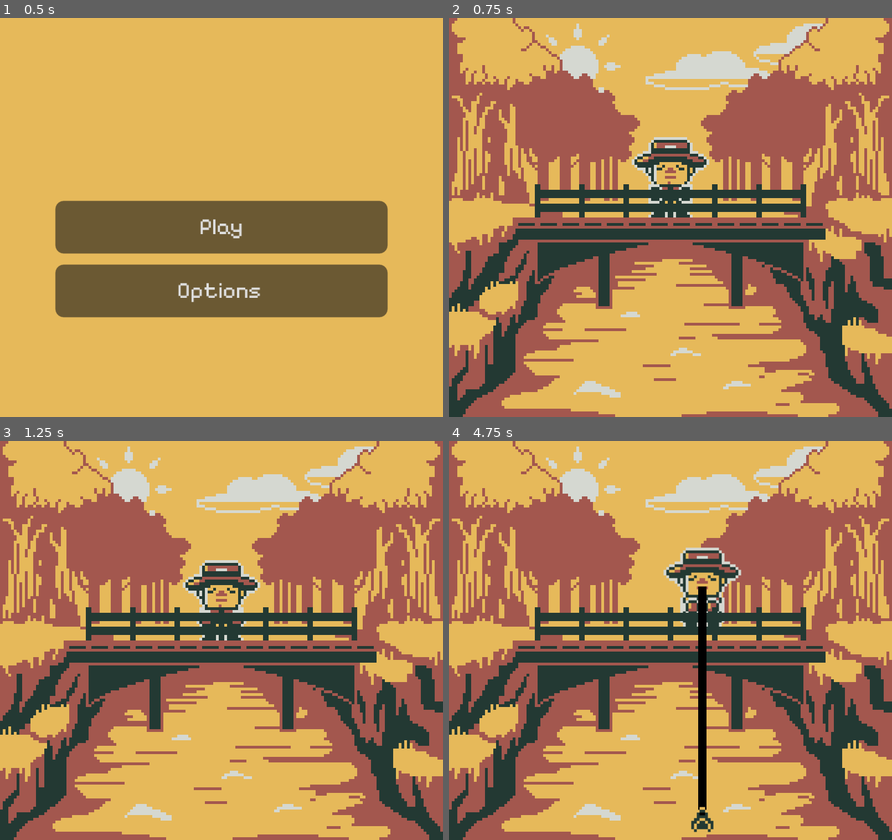
Above: before the commit, frames 1-4 (two rows, left to right).
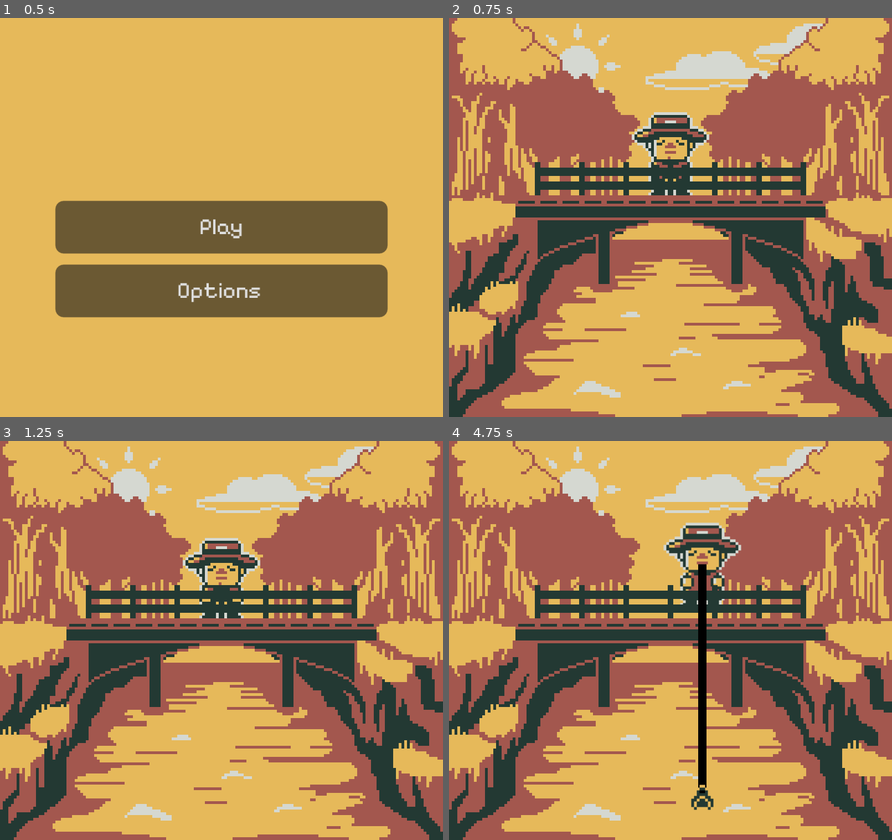
Above: after the commit, the same moments.

Repository: vida85/water-under-the-bridge
Game: Godot game, scene res://scenes/main menu/MainMenu.tscn
Same seed, same stepped clock (60 frames per second), same inputs: the game is played once before the commit and once after it. The engine's default icon, where the game draws it, is replaced by a stand-in: a white triangle on a blue panel in a dark square.
Inputs (mouse positions are in pixels of both pictures, inside the frame that each line leads up to):
- Up to frame 1 (0.5 s): no input
- Up to frame 2 (0.75 s): click "Play" at 0.5 s
- Up to frame 3 (1.25 s): no input
- Up to frame 4 (4.75 s): tap Enter (ui_accept) at 1.25 s; move the mouse to (767, 620) at 1.27 s; hold D (right) 1.28-2 s; hold E (cast_line) 1.28-2 s; click (767, 620) at 1.42 s; tap Space (jump) at 1.52, 4.52 s; drag from (581, 660) to (728, 616) at 2.02 s; move the mouse to (714, 552) at 2.77 s; hold A (left) 2.78-3.5 s; hold E (cast_line) 2.78-3.5 s; drag from (648, 720) to (537, 580) at 3.52 s; move the mouse to (803, 700) at 4.27 s; hold D (right) from 4.28 s (still down); hold E (cast_line) from 4.28 s (still down)

Frame 1 is identical in both runs. In frame 2, 11% of the frame differs, in the area x 15-85%, y 23-73%; in frame 3, 11%; in frame 4, 12%, in the area x 15-85%, y 20-99%.

Commit message:
added walk an idle animations

Diff:
--- a/magnet-gold/components/platformer movement 2D/platformer_movement_2d.gd
+++ b/magnet-gold/components/platformer movement 2D/platformer_movement_2d.gd
@@ -21,6 +21,8 @@
 var _coyote_timer: float = 0.0
 var _jump_buffer_timer: float = 0.0
 
+@onready var ap: AnimationPlayer = %AnimationPlayer
+
 
 func _physics_process(delta: float) -> void:
 	apply_horizontal_movement(delta)
@@ -33,6 +35,7 @@
 
 func apply_horizontal_movement(delta: float) -> void:
 	var move_direction: float = input.movement_direction
+	determine_anim(move_direction)
 	if move_direction == 0.0:
 		body.velocity.x = move_toward(body.velocity.x, 0.0, friction * delta)
 		return
@@ -74,3 +77,12 @@
 		return
 
 	body.velocity.y *= short_jump_multiplier
+
+func determine_anim(move_direction):
+	print(move_direction)
+	if move_direction < 0:
+		ap.play("walk_left")
+	elif move_direction > 0:
+		ap.play("walk_right")
+	else:
+		ap.play("idle")
--- a/magnet-gold/scenes/bridges/MainGame.tscn
+++ b/magnet-gold/scenes/bridges/MainGame.tscn
@@ -27,6 +27,7 @@
 [node name="MainCamera" parent="." unique_id=1132060896 instance=ExtResource("5_2wl6j")]
 
 [node name="Player" parent="." unique_id=1516898991 instance=ExtResource("6_iovqx")]
+position = Vector2(0, -8)
 
 [node name="HomeBridge" type="StaticBody2D" parent="." unique_id=1131055364]
 
@@ -38,17 +39,16 @@
 [node name="LevelFG" type="Sprite2D" parent="HomeBridge" unique_id=652894707]
 unique_name_in_owner = true
 z_index = 10
-position = Vector2(0, 8)
 texture = ExtResource("7_hbod5")
 
 [node name="CollisionShape2D" type="CollisionShape2D" parent="HomeBridge" unique_id=554408698]
-position = Vector2(0, 5)
+position = Vector2(0, -3)
 shape = SubResource("RectangleShape2D_176rl")
 
 [node name="CollisionShape2D2" type="CollisionShape2D" parent="HomeBridge" unique_id=887504809]
-position = Vector2(-54, -11)
+position = Vector2(-54, -21)
 shape = SubResource("RectangleShape2D_pr2el")
 
 [node name="CollisionShape2D3" type="CollisionShape2D" parent="HomeBridge" unique_id=2084817223]
-position = Vector2(54, -11)
+position = Vector2(54, -21)
 shape = SubResource("RectangleShape2D_pr2el")
--- a/magnet-gold/scenes/player/Player.tscn
+++ b/magnet-gold/scenes/player/Player.tscn
@@ -4,6 +4,7 @@
 [ext_resource type="Script" uid="uid://cegwxif5430ph" path="res://components/platformer input component/platformer_input_component.gd" id="2_s4vxx"]
 [ext_resource type="Script" uid="uid://q4cenmnxjao" path="res://components/platformer movement 2D/platformer_movement_2d.gd" id="3_pa6wy"]
 [ext_resource type="Texture2D" uid="uid://dfgreumex2mkv" path="res://scenes/player/textures/pedro_animation.png" id="4_c3xxp"]
+[ext_resource type="Texture2D" uid="uid://duwqltdc2dcsq" path="res://scenes/player/textures/fisherman-Sheet.png" id="4_npwbq"]
 [ext_resource type="PackedScene" uid="uid://co13tsg6ogpdk" path="res://scenes/magnet/Magnet.tscn" id="4_tpg5x"]
 
 [sub_resource type="AtlasTexture" id="AtlasTexture_tpg5x"]
@@ -97,6 +98,83 @@
 }]
 
 [sub_resource type="CircleShape2D" id="CircleShape2D_176rl"]
+
+[sub_resource type="Animation" id="Animation_c3xxp"]
+length = 0.001
+tracks/0/type = "value"
+tracks/0/imported = false
+tracks/0/enabled = true
+tracks/0/path = NodePath("Sprite2D:frame")
+tracks/0/interp = 1
+tracks/0/loop_wrap = true
+tracks/0/keys = {
+"times": PackedFloat32Array(0),
+"transitions": PackedFloat32Array(1),
+"update": 1,
+"values": [0]
+}
+
+[sub_resource type="Animation" id="Animation_tpg5x"]
+resource_name = "idle"
+length = 0.8
+loop_mode = 1
+step = 0.1
+tracks/0/type = "value"
+tracks/0/imported = false
+tracks/0/enabled = true
+tracks/0/path = NodePath("Sprite2D:frame")
+tracks/0/interp = 1
+tracks/0/loop_wrap = true
+tracks/0/keys = {
+"times": PackedFloat32Array(0, 0.20000005, 0.4000001, 0.6),
+"transitions": PackedFloat32Array(1, 1, 1, 1),
+"update": 1,
+"values": [0, 1, 2, 3]
+}
+
+[sub_resource type="Animation" id="Animation_v42im"]
+resource_name = "walk_left"
+length = 0.8
+loop_mode = 1
+step = 0.1
+tracks/0/type = "value"
+tracks/0/imported = false
+tracks/0/enabled = true
+tracks/0/path = NodePath("Sprite2D:frame")
+tracks/0/interp = 1
+tracks/0/loop_wrap = true
+tracks/0/keys = {
+"times": PackedFloat32Array(0, 0.2, 0.39999998, 0.6),
+"transitions": PackedFloat32Array(1, 1, 1, 1),
+"update": 1,
+"values": [6, 5, 4, 7]
+}
+
+[sub_resource type="Animation" id="Animation_npwbq"]
+resource_name = "walk_right"
+length = 0.8
+loop_mode = 1
+step = 0.1
+tracks/0/type = "value"
+tracks/0/imported = false
+tracks/0/enabled = true
+tracks/0/path = NodePath("Sprite2D:frame")
+tracks/0/interp = 1
+tracks/0/loop_wrap = true
+tracks/0/keys = {
+"times": PackedFloat32Array(0, 0.2, 0.4, 0.6),
+"transitions": PackedFloat32Array(1, 1, 1, 1),
+"update": 1,
+"values": [4, 5, 6, 7]
+}
+
+[sub_resource type="AnimationLibrary" id="AnimationLibrary_c3xxp"]
+_data = {
+&"RESET": SubResource("Animation_c3xxp"),
+&"idle": SubResource("Animation_tpg5x"),
+&"walk_left": SubResource("Animation_v42im"),
+&"walk_right": SubResource("Animation_npwbq")
+}
 
 [node name="Player" type="CharacterBody2D" unique_id=2127658247 node_paths=PackedStringArray("magnet", "platformer_input_component", "platformer_movement_2d")]
 script = ExtResource("1_alepy")
@@ -117,12 +195,18 @@
 gravity = 600.0
 jump_force = 95.0
 
+[node name="Sprite2D" type="Sprite2D" parent="." unique_id=896165731]
+unique_name_in_owner = true
+texture = ExtResource("4_npwbq")
+offset = Vector2(0, -16)
+hframes = 8
+
 [node name="AnimatedSprite2D" type="AnimatedSprite2D" parent="." unique_id=833276254]
+visible = false
 position = Vector2(0, -16)
 sprite_frames = SubResource("SpriteFrames_176rl")
-animation = &"idle"
+animation = &"cast_line"
 autoplay = "idle"
-frame_progress = 0.46108782
 
 [node name="Magnet" parent="." unique_id=1294902513 instance=ExtResource("4_tpg5x")]
 position = Vector2(0, -8)
@@ -131,3 +215,7 @@
 [node name="CollisionShape2D" type="CollisionShape2D" parent="." unique_id=241001325]
 position = Vector2(0, -10)
 shape = SubResource("CircleShape2D_176rl")
+
+[node name="AnimationPlayer" type="AnimationPlayer" parent="." unique_id=726682002]
+unique_name_in_owner = true
+libraries/ = SubResource("AnimationLibrary_c3xxp")
--- a/magnet-gold/scenes/player/player.gd
+++ b/magnet-gold/scenes/player/player.gd
@@ -9,6 +9,8 @@
 @export var platformer_movement_2d: PlatformerMovement2D = null
 
 @onready var animated_sprite: AnimatedSprite2D = $AnimatedSprite2D
+@onready var sprite: Sprite2D = %Sprite2D
+@onready var ap: AnimationPlayer = %AnimationPlayer
 
 var _line_has_been_cast: bool = false
 var _strength: float
Binary file added: magnet-gold/scenes/player/textures/fisherman-Sheet.png
Not shown, added: magnet-gold/scenes/player/textures/fisherman-Sheet.png.import
Binary file added: magnet-gold/shared assets/images/textures/bell.png
Not shown, added: magnet-gold/shared assets/images/textures/bell.png.import
Binary file added: magnet-gold/shared assets/images/textures/belt-buckle.png
Not shown, added: magnet-gold/shared assets/images/textures/belt-buckle.png.import
Binary file added: magnet-gold/shared assets/images/textures/bracelet.png
Not shown, added: magnet-gold/shared assets/images/textures/bracelet.png.import
Binary file added: magnet-gold/shared assets/images/textures/brick-phone.png
Not shown, added: magnet-gold/shared assets/images/textures/brick-phone.png.import
Binary file added: magnet-gold/shared assets/images/textures/earing.png
Not shown, added: magnet-gold/shared assets/images/textures/earing.png.import
(and 14 more such lines)
